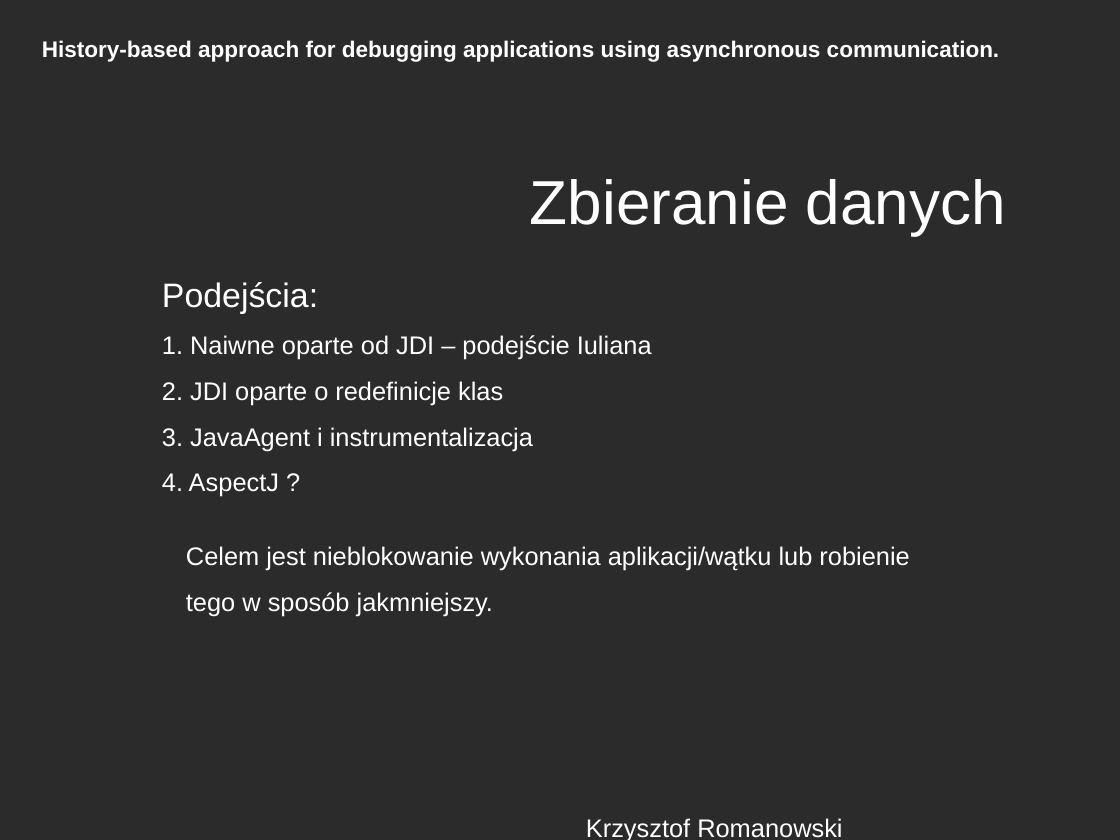
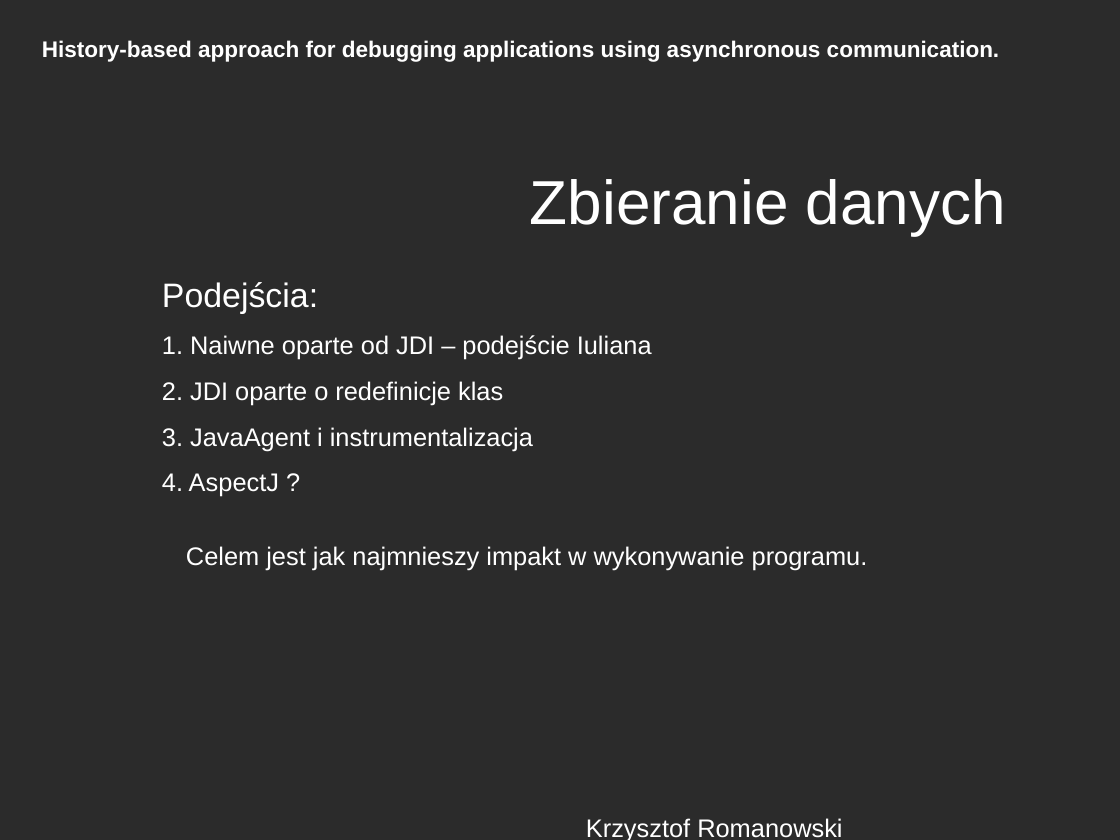
Before and after one commit to romanowski/asa, a slide deck: slide 9 of docs/prezentacja.odp. Drawn at 1120x840 pixels with LibreOffice and Linux fonts; fonts in the diff are those of the drawing; background and template pictures are left out; a plain dark background stands for a picture behind light text. Boxes give left, top, right and bottom in pixels: in the first picture for what was removed or moved away, otherwise in the second. Text is boxed around its words. In the diff, an @@ line names an element or a change of style, - is before the commit and + after.

```diff
--- a/docs/prezentacja.odp
+++ b/docs/prezentacja.odp
@@ text at box(186, 546, 868, 571): text changed @@
-Celem jest nieblokowanie wykonania aplikacji/wątku lub robienie tego w sposób jakmniejszy.
+Celem jest jak najmnieszy impakt w wykonywanie programu.
```
Also in this commit, not shown: 4 other slides changed, 3 other files.
